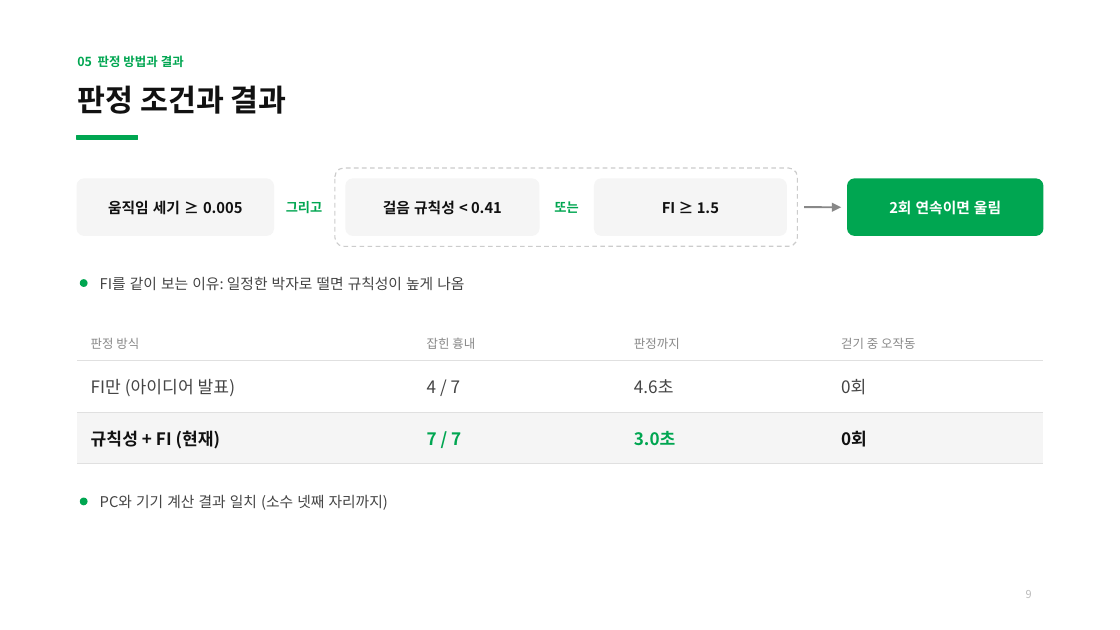
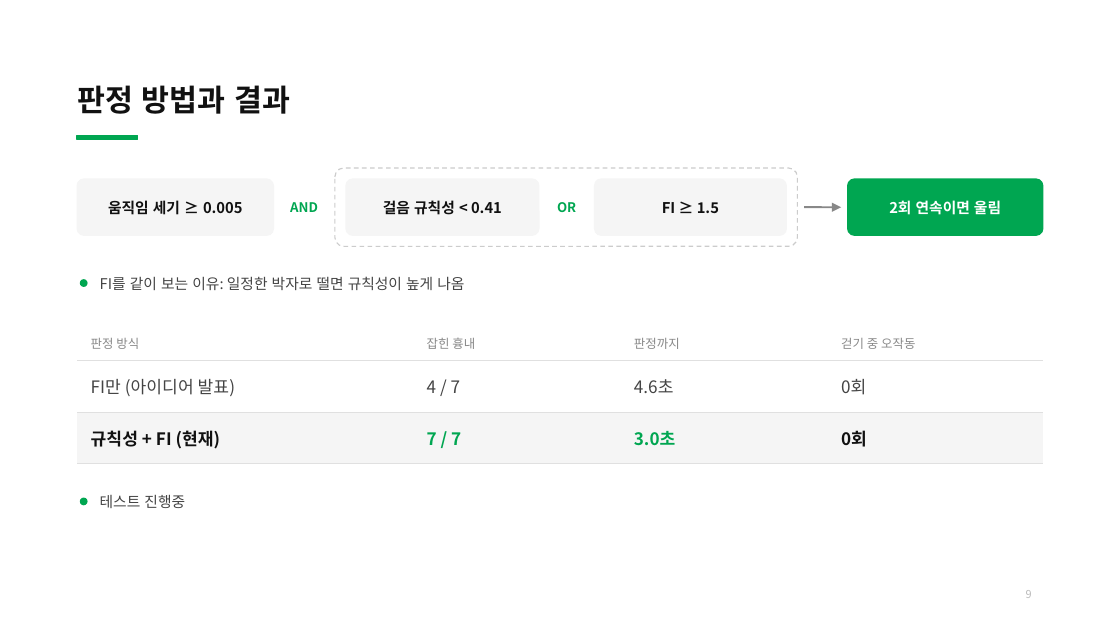
Before and after one commit to bell-ha/fog-cue, a slide deck: slide 9 of 2_중간발표/32203482이종하_개인맞춤형디바이스개발_중간발표.pptx. Drawn at 1120x630 pixels with LibreOffice and Linux fonts; fonts in the diff are those of the drawing. Boxes give left, top, right and bottom in pixels: in the first picture for what was removed or moved away, otherwise in the second. Text is boxed around its words. In the diff, an @@ line names an element or a change of style, - is before the commit and + after.

```diff
--- a/2_중간발표/32203482이종하_개인맞춤형디바이스개발_중간발표.pptx
+++ b/2_중간발표/32203482이종하_개인맞춤형디바이스개발_중간발표.pptx
@@ text removed at [77, 55, 184, 67] @@
-05 판정 방법과 결과
@@ title at [77, 85, 290, 114]: text changed @@
-판정 조건과 결과
+판정 방법과 결과
@@ text at [290, 202, 318, 212]: text changed @@
-그리고
+AND
@@ text at [557, 202, 576, 212]: text changed @@
-또는
+OR
@@ text at [100, 494, 185, 508]: text changed @@
-PC와 기기 계산 결과 일치 (소수 넷째 자리까지)
+테스트 진행중
```
Also in this commit, not shown: 9 other slides changed, 2 slides added, 2 slides removed, 11 other files.
